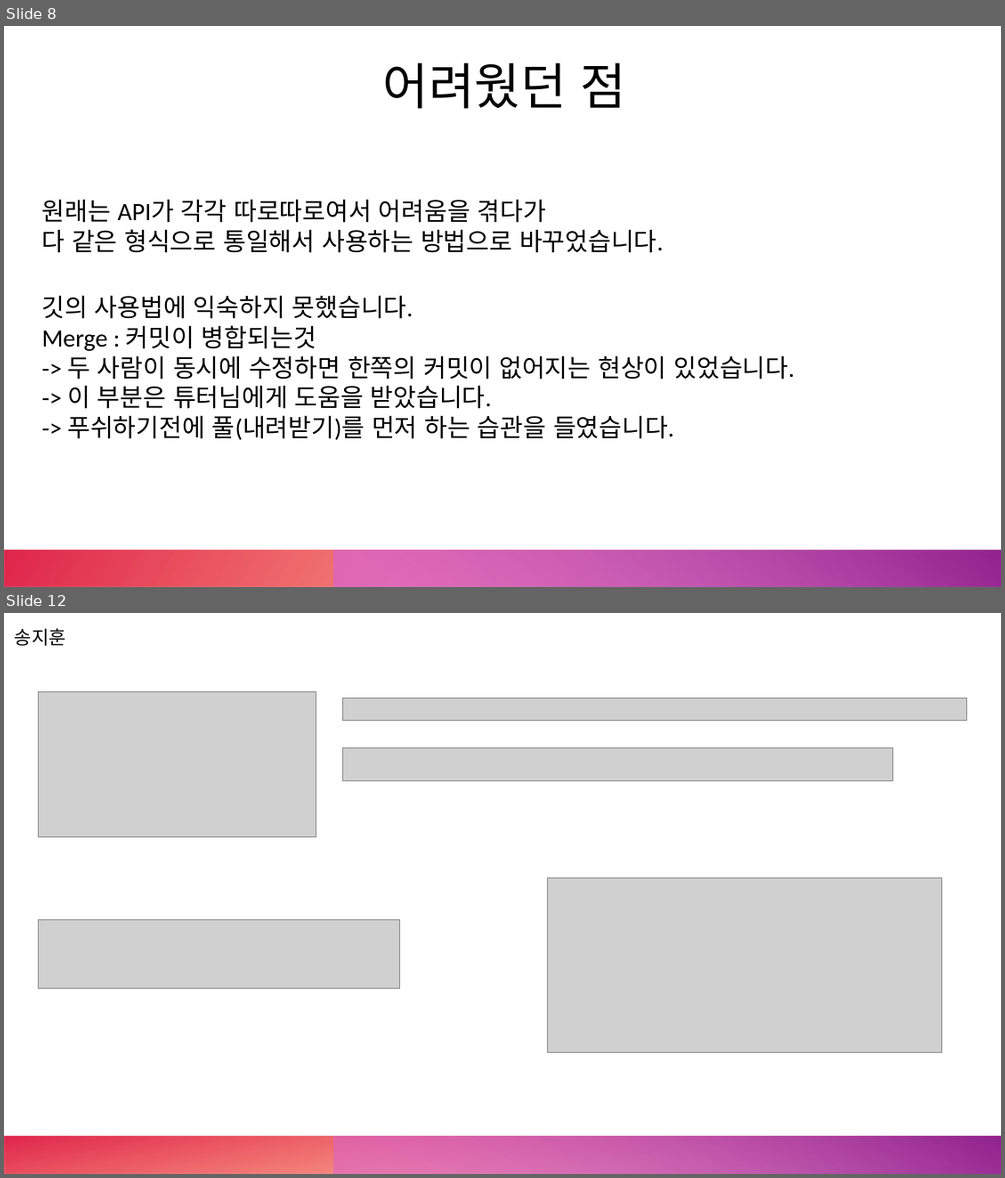
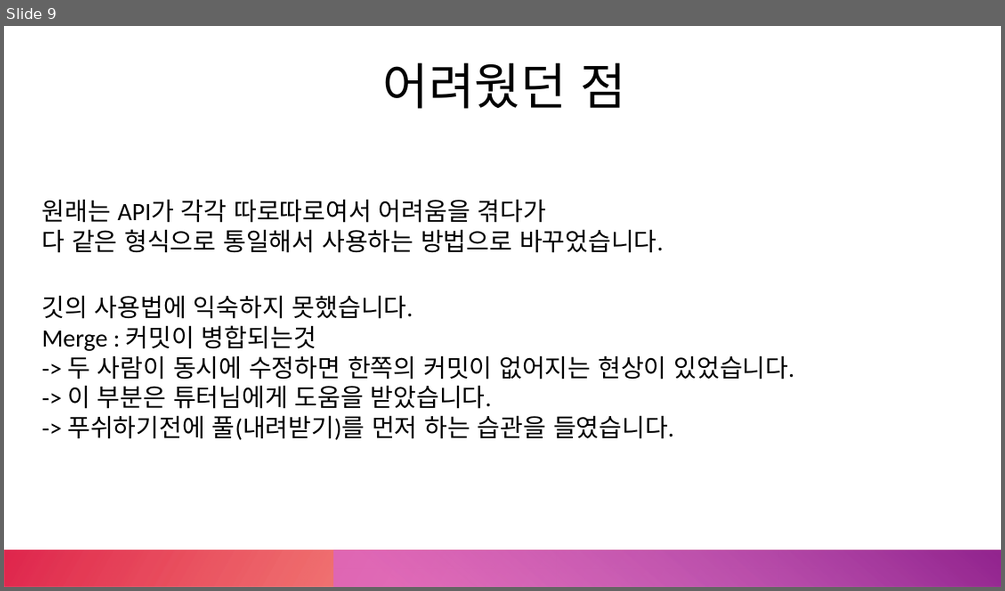
Before and after one commit to Mrgil0/FourGlass, a slide deck: FourGlass/FourGlass.pptx. Shown one above the other, each under a label of ours: slides 8 and 12 before the commit, slide 9 after it; the slides between them are not shown. The pictures are 1005x1178 and 1005x591 pixels, drawn with LibreOffice and Linux fonts; fonts in the diff are those of the drawing; grey boxes stand for pictures. Boxes give left, top, right and bottom in pixels: in the first picture for what was removed or moved away, otherwise in the second. Text is boxed around its words. In the diff, an @@ line names an element or a change of style, - is before the commit and + after.

```diff
--- a/FourGlass/FourGlass.pptx
+++ b/FourGlass/FourGlass.pptx
@@ slide 12 removed at <box>4,613,1001,1174</box>, background #FFFFFF; not listed: 2 template elements that a slide beside it also shows @@
@@ text removed at <box>15,628,66,646</box> @@
-송지훈
@@ picture removed at <box>39,691,316,837</box> @@
@@ picture removed at <box>343,698,966,720</box> @@
@@ picture removed at <box>343,747,893,780</box> @@
@@ picture removed at <box>548,877,942,1052</box> @@
@@ picture removed at <box>39,919,400,989</box> @@
@@ what was slide 8 is now slide 9 @@
```
Also in this commit, not shown: 1 slide changed, 2 slides added, 3 other slides removed, 5 other files.
